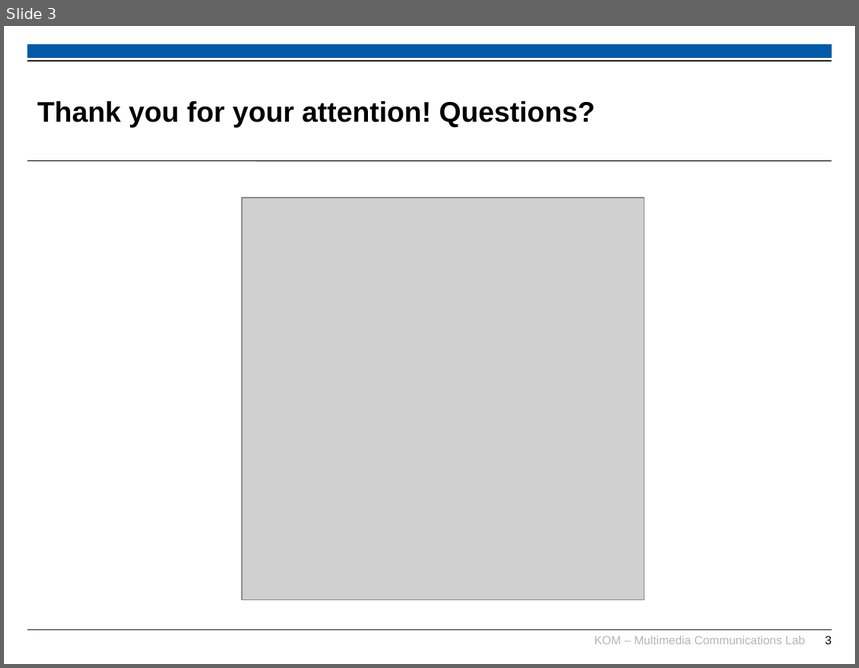
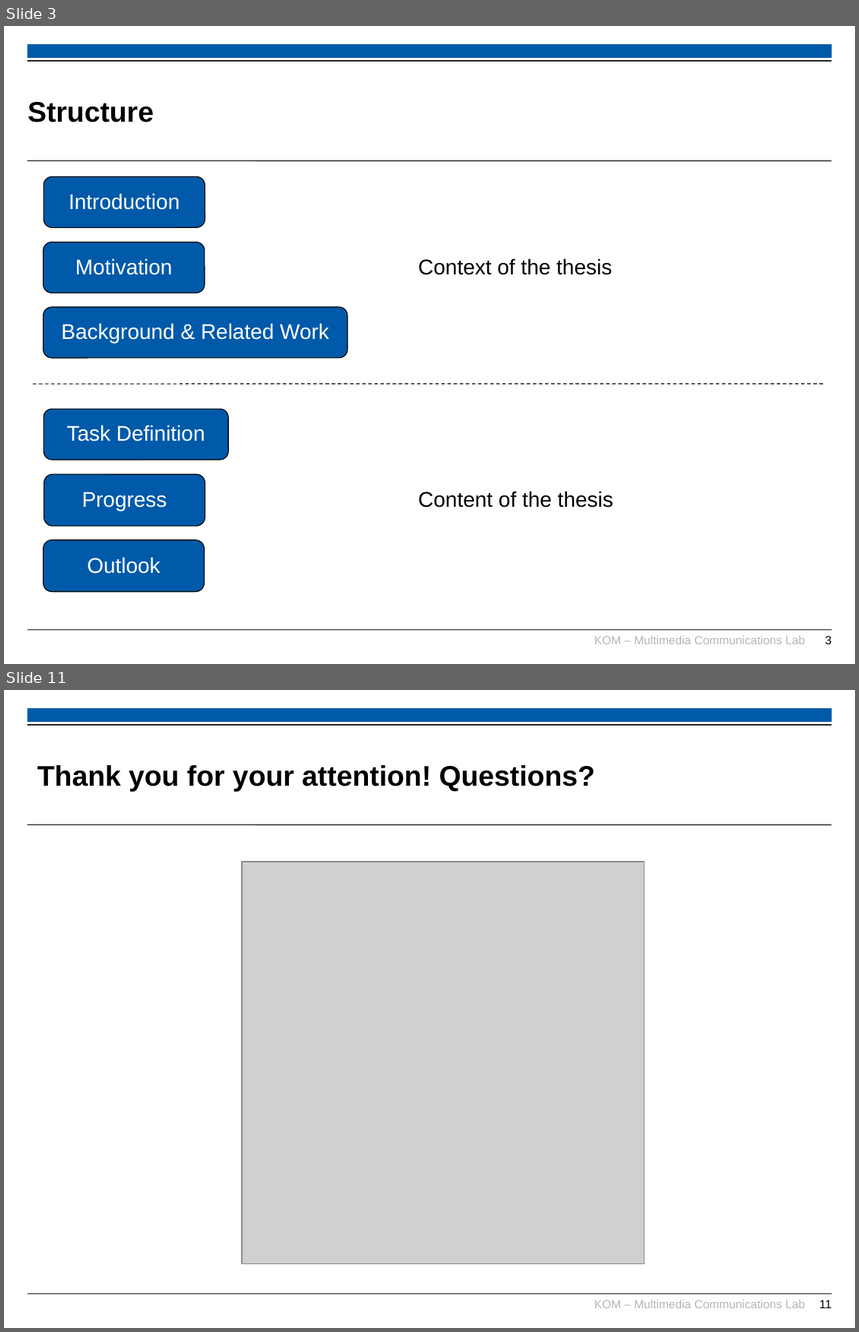
Before and after one commit to TimUnverzagt/Thesis, a slide deck: presentation/intermissionary_presentation.pptx. Shown one above the other, each under a label of ours: slide 3 before the commit, slides 3 and 11 after it; the slides between them are not shown. The pictures are 859x668 and 859x1332 pixels, drawn with LibreOffice and Linux fonts; fonts in the diff are those of the drawing; grey boxes stand for pictures; background and template pictures are left out. Boxes give left, top, right and bottom in pixels: in the first picture for what was removed or moved away, otherwise in the second. Text is boxed around its words. In the diff, an @@ line names an element or a change of style, - is before the commit and + after.

```diff
--- a/presentation/intermissionary_presentation.pptx
+++ b/presentation/intermissionary_presentation.pptx
@@ slide 3 added at [4,26,855,664], background #FFFFFF; not listed: 6 template elements that a slide beside it also shows @@
@@ title added at [28,102,154,123], 24 pt, text #000000, bold @@
+Structure
@@ rounded rectangle added at [44,176,205,227], fill #005AA9, outline #000000 0.75 pt, 18 pt, text #FFFFFF @@
+Introduction
@@ rounded rectangle added at [44,242,205,294], fill #005AA9, outline #000000 0.75 pt, 18 pt, text #FFFFFF @@
+Motivation
@@ text added at [418,259,612,275], 18 pt, text #000000 @@
+Context of the thesis
@@ rounded rectangle added at [44,307,347,358], fill #005AA9, outline #000000 0.75 pt, 18 pt, text #FFFFFF @@
+Background & Related Work
@@ line added from (33, 385) to (824, 383), #000000 0.75 pt dashed @@
@@ rounded rectangle added at [44,409,229,460], fill #005AA9, outline #000000 0.75 pt, 18 pt, text #FFFFFF @@
+Task Definition
@@ rounded rectangle added at [44,474,205,527], fill #005AA9, outline #000000 0.75 pt, 18 pt, text #FFFFFF @@
+Progress
@@ text added at [418,491,614,508], 18 pt, text #000000 @@
+Content of the thesis
@@ rounded rectangle added at [44,540,204,592], fill #005AA9, outline #000000 0.75 pt, 18 pt, text #FFFFFF @@
+Outlook
@@ what was slide 3 is now slide 11 @@
@@ page number at [819,1300,832,1309]: text changed @@
-3
+11
```
Also in this commit, not shown: 1 slide changed, 8 other slides added, 1 slide removed, 1 other file.
